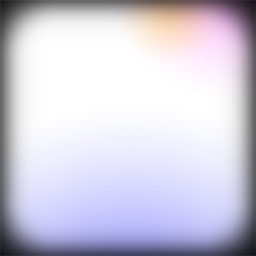
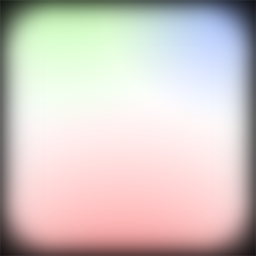
Comparing the layer stacks of the two (256, 256) images. Changes:
painted on "Gradient Fill 1 copy 2" over left=102, top=0, right=256, bottom=128
painted on "Gradient Fill 1 copy" over left=0, top=0, right=226, bottom=134
painted on "Gradient Fill 1" over left=0, top=90, right=256, bottom=256
